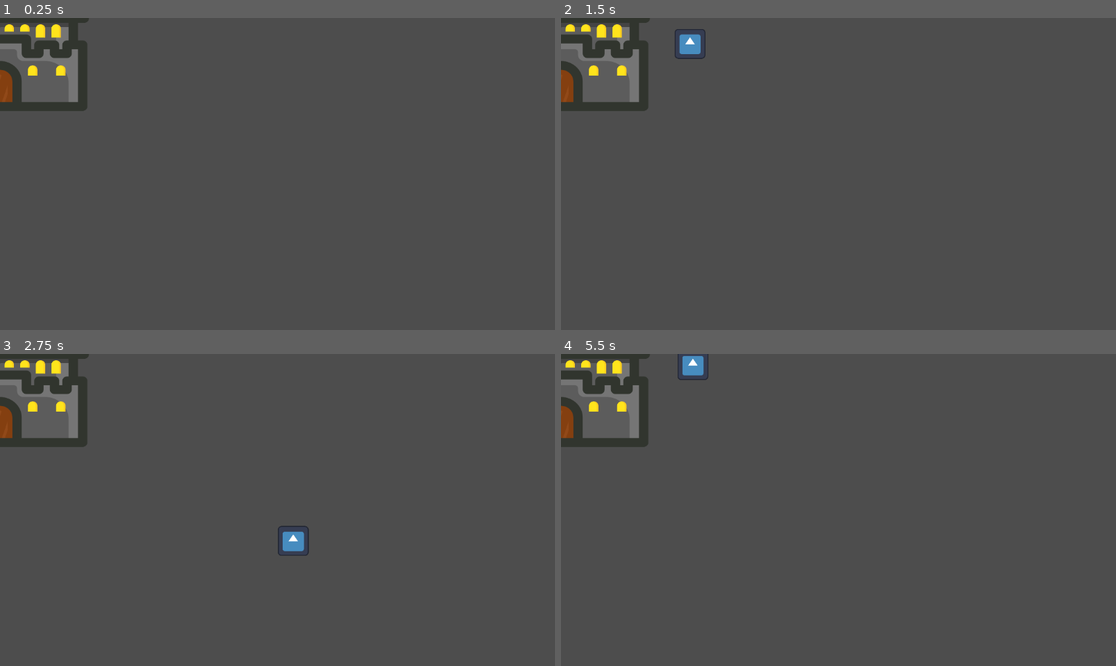
Above: before the commit, frames 1-4 (two rows, left to right).
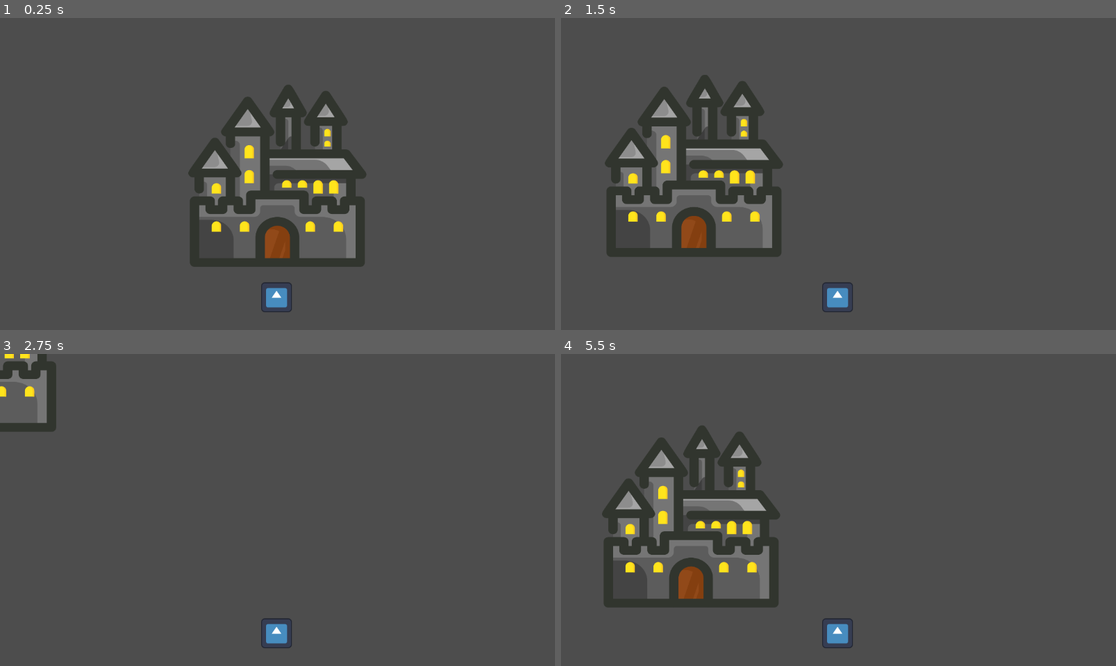
Above: after the commit, the same moments.

Repository: Theodenlll7/Orbital-deployment
Game: Godot game, scene res://World/world.tscn
Two runs of this game, one before a commit and one after it. Both use one fixed random seed, a clock stepped at 60 frames per second and the inputs below. The engine's default icon, where the game draws it, is replaced by a stand-in: a white triangle on a blue panel in a dark square.
Inputs:
- Up to frame 1 (0.25 s): no input
- Up to frame 2 (1.5 s): tap Enter at 0.5 s; hold D (move_right) 0.53-1.28 s; hold S (move_down) from 1.28 s (still down)
- Up to frame 3 (2.75 s): release S (move_down) at 2.03 s; hold D (move_right) from 2.03 s (still down)
- Up to frame 4 (5.5 s): release D (move_right) at 2.78 s; hold W (move_up) 2.78-3.53 s; hold A (move_left) 3.53-5.03 s; hold S (move_down) from 5.03 s (still down)

The runs differ from the first frame. In frame 1, 14% of the frame differs, in the area x 0-66%, y 0-95%; in frame 2, 15%, in the area x 0-53%, y 0-95%; in frame 3, 4.1%; in frame 4, 14%.

Commit message:
collision

Diff:
--- a/Apex_Survival_2D/Character/Movement/movement.tscn
+++ b/Apex_Survival_2D/Character/Movement/movement.tscn
@@ -10,10 +10,12 @@
 script = ExtResource("1_feldl")
 
 [node name="Sprite2D" type="Sprite2D" parent="."]
-position = Vector2(-32, 33)
+position = Vector2(-2, 256)
 scale = Vector2(0.5, 0.484375)
 texture = ExtResource("2_can6x")
 
 [node name="CollisionShape2D" type="CollisionShape2D" parent="."]
-position = Vector2(-32, 32.5)
+position = Vector2(-2, 255.5)
 shape = SubResource("RectangleShape2D_4p80h")
+
+[node name="Camera2D" type="Camera2D" parent="."]
--- a/Apex_Survival_2D/MainHouse/main_house.tscn
+++ b/Apex_Survival_2D/MainHouse/main_house.tscn
@@ -12,7 +12,9 @@
 scale = Vector2(0.51875, 0.4875)
 texture = ExtResource("1_teiua")
 
-[node name="CollisionShape2D" type="CollisionShape2D" parent="."]
+[node name="CharacterBody2D" type="CharacterBody2D" parent="."]
+
+[node name="CollisionShape2D" type="CollisionShape2D" parent="CharacterBody2D"]
 position = Vector2(-0.999969, -0.500023)
 scale = Vector2(0.51875, 0.4875)
 shape = SubResource("RectangleShape2D_8b6yb")
